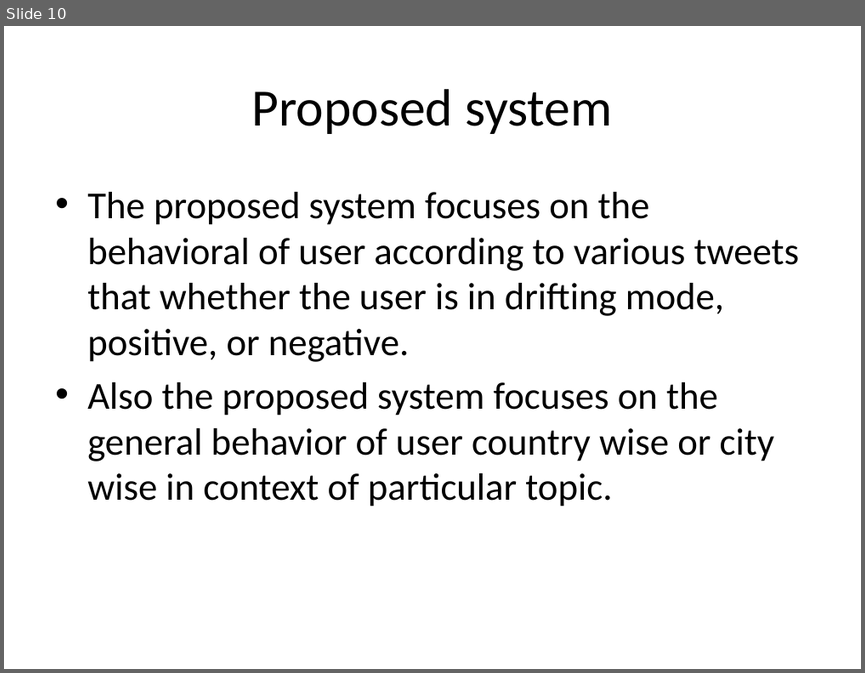
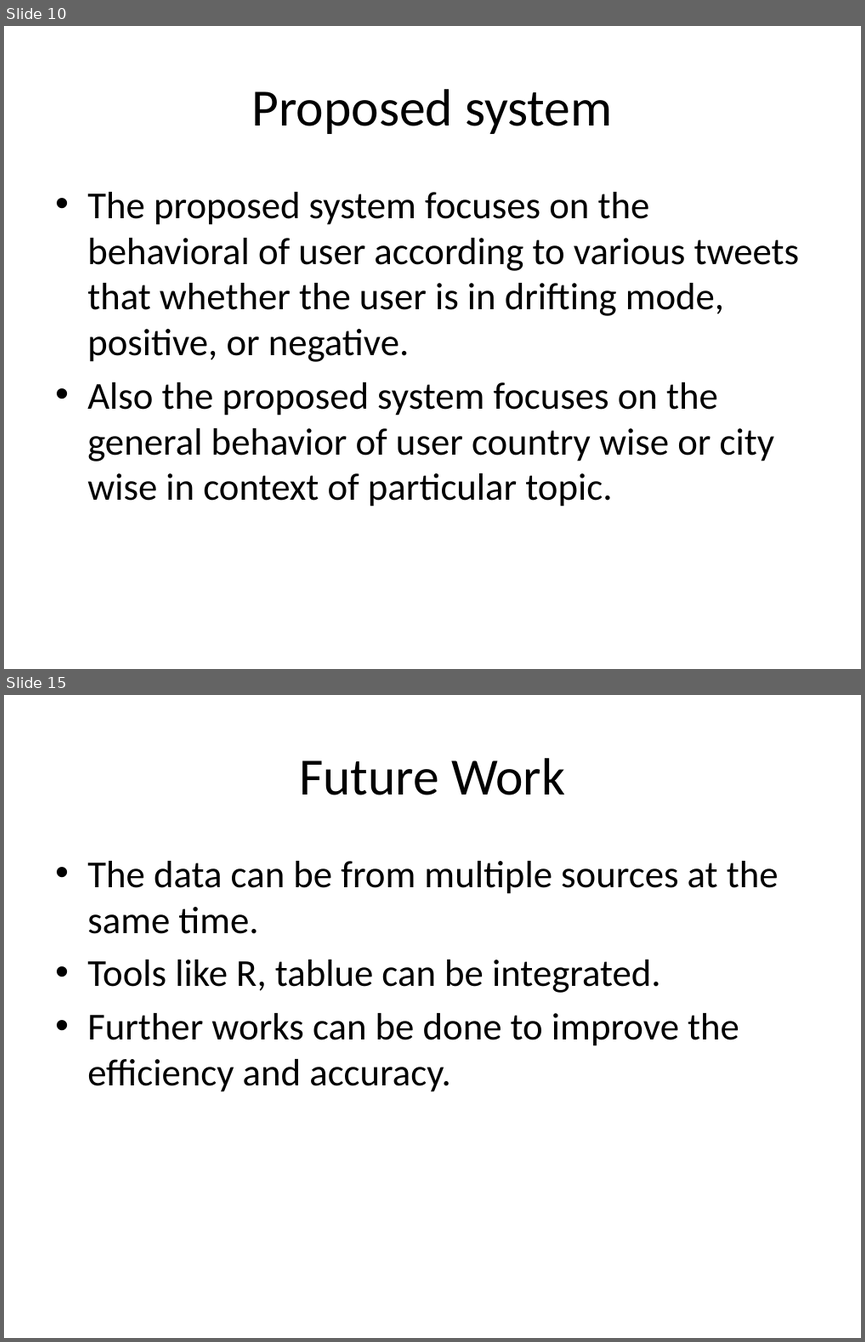
Before and after one commit to abhilashsaj/Big-Data-Analytics-and-Visualization, a slide deck: Paper 1/Paper Presentation.pptx. Shown one above the other, each under a label of ours: slide 10 before the commit, slides 10 and 15 after it; the slides between them are not shown. The pictures are 865x673 and 865x1342 pixels, drawn with LibreOffice and Linux fonts; fonts in the diff are those of the drawing. Boxes give left, top, right and bottom in pixels: in the first picture for what was removed or moved away, otherwise in the second. Text is boxed around its words. In the diff, an @@ line names an element or a change of style, - is before the commit and + after.

```diff
--- a/Paper 1/Paper Presentation.pptx
+++ b/Paper 1/Paper Presentation.pptx
@@ slide 15 added at [4,695,861,1338], background #FFFFFF @@
@@ title added at [299,758,565,795], 44 pt, text #000000 @@
+Future Work
@@ text added at [87,861,778,1092], 32 pt, text #000000 @@
+• The data can be from multiple sources at the same time.
+• Tools like R, tablue can be integrated.
+• Further works can be done to improve the efficiency and accuracy.
```
Also in this commit, not shown: 5 other slides added, 1 slide removed.
